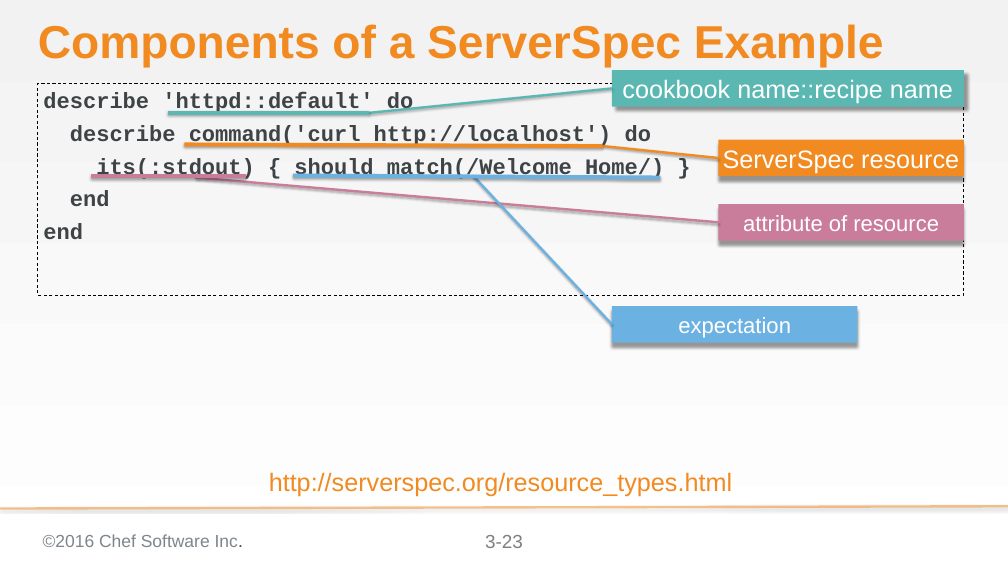
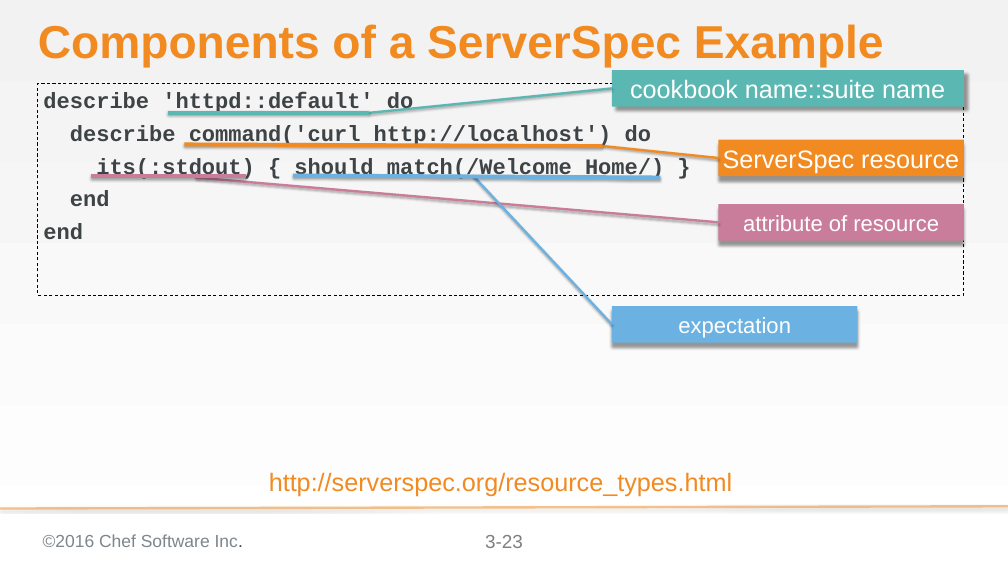
Before and after one commit to chef-training/test_driven_cookbook_development, a slide deck: slide 23 of 03-writing_a_test_first.pptx. Drawn at 1008x567 pixels with LibreOffice and Linux fonts; fonts in the diff are those of the drawing; background and template pictures are left out. Boxes give left, top, right and bottom in pixels: in the first picture for what was removed or moved away, otherwise in the second. Text is boxed around its words. In the diff, an @@ line names an element or a change of style, - is before the commit and + after.

```diff
--- a/03-writing_a_test_first.pptx
+++ b/03-writing_a_test_first.pptx
@@ text in rectangle at bbox=[630, 79, 945, 98]: text changed @@
-cookbook name::recipe name
+cookbook name::suite name
```
Also in this commit, not shown: 22 other slides changed, 7 other files.
